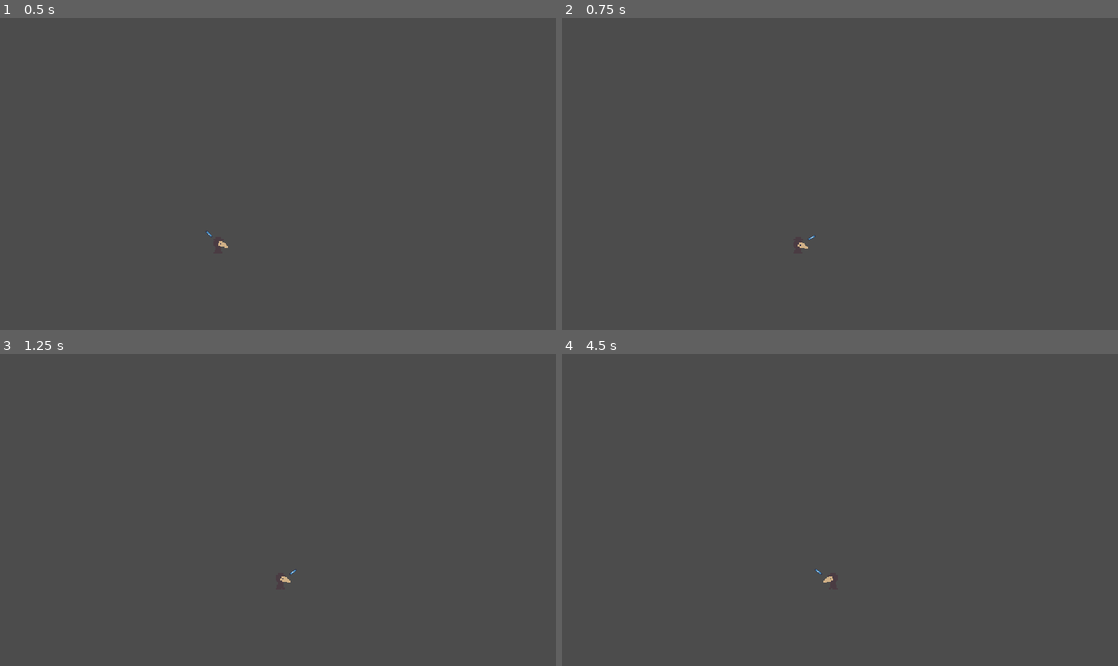
Above: before the commit, frames 1-4 (two rows, left to right).
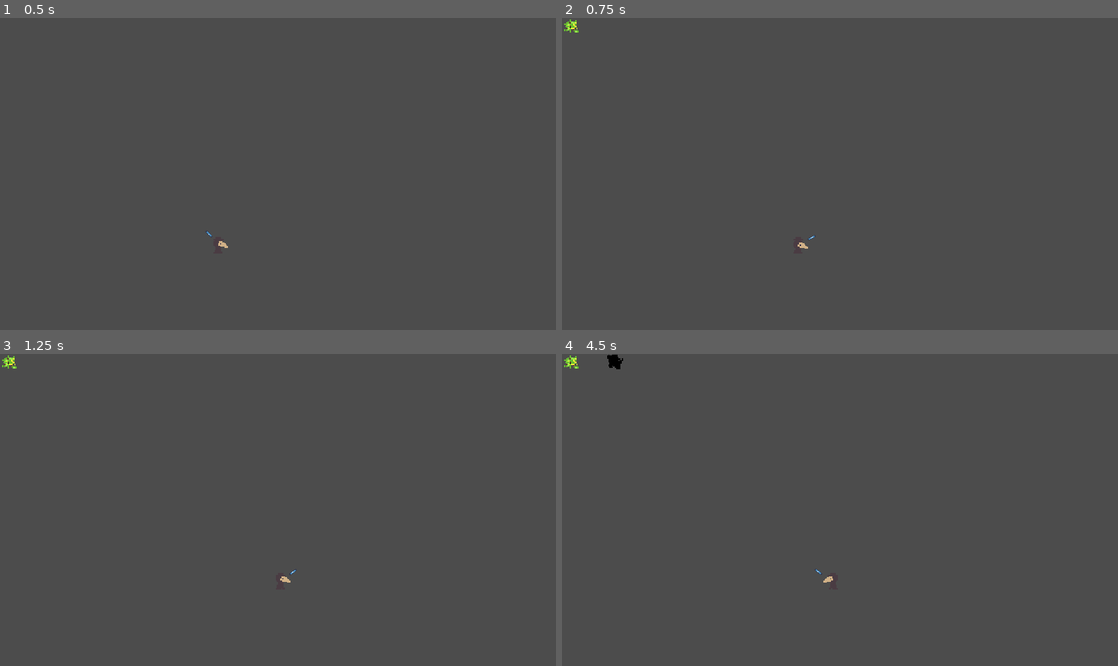
Above: after the commit, the same moments.

Repository: AJ08Coder/LudumDare52
Game: Godot game, scene res://Enviroment/World.tscn
Two runs of this game, one before a commit and one after it. Both use one fixed random seed, a clock stepped at 60 frames per second and the inputs below. The engine's default icon, where the game draws it, is replaced by a stand-in: a white triangle on a blue panel in a dark square.
Inputs (mouse positions are in pixels of both pictures, inside the frame that each line leads up to):
- Up to frame 1 (0.5 s): no input
- Up to frame 2 (0.75 s): tap Enter (ui_accept) at 0.5 s; move the mouse to (962, 158) at 0.52 s; hold D (move_right) from 0.53 s (still down); hold Enter (ui_accept) from 0.53 s (still down)
- Up to frame 3 (1.25 s): keep holding D (move_right); keep holding Enter (ui_accept)
- Up to frame 4 (4.5 s): move the mouse to (728, 525) at 1.27 s; release D (move_right) at 1.28 s; release Enter (ui_accept) at 1.28 s; hold S (move_down) 1.28-2.03 s; tap Enter (ui_accept) at 1.35, 1.52, 1.82, 2, 2.85, 3.02, 3.32, 3.5, 4.35 s; move the mouse to (895, 441) at 2.02 s; hold D (move_right) 2.03-2.78 s; hold Enter (ui_accept) 2.03-2.78 s; move the mouse to (812, 572) at 2.77 s; hold W (move_up) 2.78-3.53 s; move the mouse to (1006, 556) at 3.52 s; hold Enter (ui_accept) 3.53-4.28 s; hold A (move_left) from 3.53 s (still down); move the mouse to (673, 463) at 4.27 s

Frame 1 is identical in both runs. In frame 2, less than 0.1% of the frame differs, in the area x 0-3%, y 0-5%; in frame 3, less than 0.1%; in frame 4, 0.2%, in the area x 0-11%, y 0-5%.
Error before the commit: Attempt to call function 'add_child' in base 'null instance' on a null instance. (res://Enviroment/World.gd:20)

Commit message:
fixed AJ's bugs

Diff:
--- a/Characters/Enemy/Enemy.gd
+++ b/Characters/Enemy/Enemy.gd
@@ -7,7 +7,6 @@
 
 
 onready var anim = $AnimationPlayer
-onready var switch_pos_timer = $SwitchPosTimer
 onready var sprite = $Sprite
 onready var attack_timer = $StartAttractTimer
 onready var stunned_timer = $StunnedTimer
@@ -47,18 +46,15 @@
 		SURROUND:
 			move(get_circle_position(randomno), delta)
 			anim.play("Moving")
-			print("SURROUND")
 		FOLLOW:
 			move(player.global_position, delta)
 			anim.play("Moving")
 			pass
-			print("FOLLOW")
 			#state = SURROUND
 		ATTACK:
 			var hit_anims = ["Slash"]
 			var rand_anim  = choose(hit_anims)
 			move(player.global_position, delta)
-			print("ATTACK")
 			anim.play(rand_anim)
 		DIE:
 
--- a/Characters/Enemy/Enemy.tscn
+++ b/Characters/Enemy/Enemy.tscn
@@ -8,6 +8,15 @@
 
 [sub_resource type="CircleShape2D" id=2]
 radius = 50.0
+
+[sub_resource type="Animation" id=4]
+resource_name = "Moving"
+
+[sub_resource type="Animation" id=5]
+resource_name = "Slash"
+
+[sub_resource type="Animation" id=6]
+resource_name = "idle"
 
 [sub_resource type="CircleShape2D" id=3]
 radius = 16.0
@@ -29,6 +38,9 @@
 shape = SubResource( 2 )
 
 [node name="AnimationPlayer" type="AnimationPlayer" parent="."]
+anims/Moving = SubResource( 4 )
+anims/Slash = SubResource( 5 )
+anims/idle = SubResource( 6 )
 
 [node name="Attack" type="Area2D" parent="."]
 
--- a/Characters/Player/Player.gd
+++ b/Characters/Player/Player.gd
@@ -35,6 +35,7 @@
 
 	if Input.is_action_pressed("ui_accept"):
 		laser_fire(true)
+		plant_seed()
 	else:
 		laser_fire(false)
 
@@ -43,6 +44,11 @@
 	# may need to offset it later (after stepify step)
 	spot.x = stepify($Sprite/FootCheck.position.x, tile_size)
 	spot.y = stepify($Sprite/FootCheck.position.y, tile_size)
+	# there is already a crop planted bish
+	if Global.world_node.crop_spots.find(spot) != -1:
+		return
+	else:
+		Global.world_node.crop_spots.append(spot)
 	var crop_inst = crop.instance()
 	# crop params go here later
 	crop_inst.global_position = spot
--- /dev/null
+++ b/Enviroment/Crop.gd
@@ -0,0 +1,11 @@
+extends Node2D
+
+
+func _ready() -> void:
+	pass
+
+
+func _exit_tree() -> void:
+	if is_queued_for_deletion():
+		print("I'm dead")
+		Global.world_node.crop_spots.erase(global_position)
--- a/Enviroment/Crop.tscn
+++ b/Enviroment/Crop.tscn
@@ -1,8 +1,10 @@
-[gd_scene load_steps=2 format=2]
+[gd_scene load_steps=3 format=2]
 
 [ext_resource path="res://Art/crop_placeholder.png" type="Texture" id=1]
+[ext_resource path="res://Enviroment/Crop.gd" type="Script" id=2]
 
 [node name="Crop" type="Node2D"]
+script = ExtResource( 2 )
 
 [node name="Sprite" type="Sprite" parent="."]
 texture = ExtResource( 1 )
--- a/Enviroment/Global.gd
+++ b/Enviroment/Global.gd
@@ -1,3 +1,5 @@
 extends Node
 
-var crop_spots = []
+# only use this for refereces
+
+var world_node : Node
--- a/Enviroment/World.gd
+++ b/Enviroment/World.gd
@@ -1,13 +1,18 @@
 extends Node2D
 
 var souls = 0
+
+var crop_spots = []
 
 var zombie = preload("res://Characters/Enemy/Zombie.tscn")
 
 var wave = [3,10,20,0]
 			# amount of enemies, last is win
-onready var player = get_node("Player")
+export(NodePath) var player_path
+onready var player = get_node(player_path)
 
+func _ready() -> void:
+	Global.world_node = self
 
 
 func _on_SpawnEnemies_timeout():
@@ -17,4 +22,4 @@
 	var instance = zombie.instance()
 	instance.player = player
 	instance.global_position = $GameLoop/Path2D/PathFollow2D/Position2D.global_position
-	$Enemies.add_child(instance)
+	$YSort/Enemies.add_child(instance)
--- a/Enviroment/World.tscn
+++ b/Enviroment/World.tscn
@@ -16,6 +16,7 @@
 
 [node name="World" type="Node2D"]
 script = ExtResource( 2 )
+player_path = NodePath("YSort/Player")
 
 [node name="Walls" type="StaticBody2D" parent="."]
 collision_layer = 2
Not shown: 1 places in Characters/Enemy/Enemy.tscn that only renumber resources
